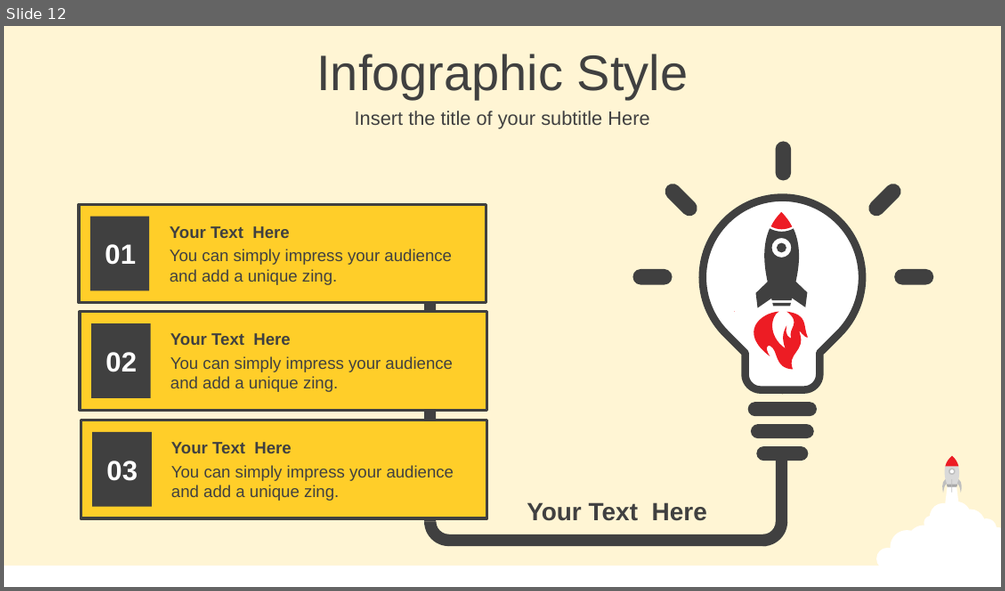
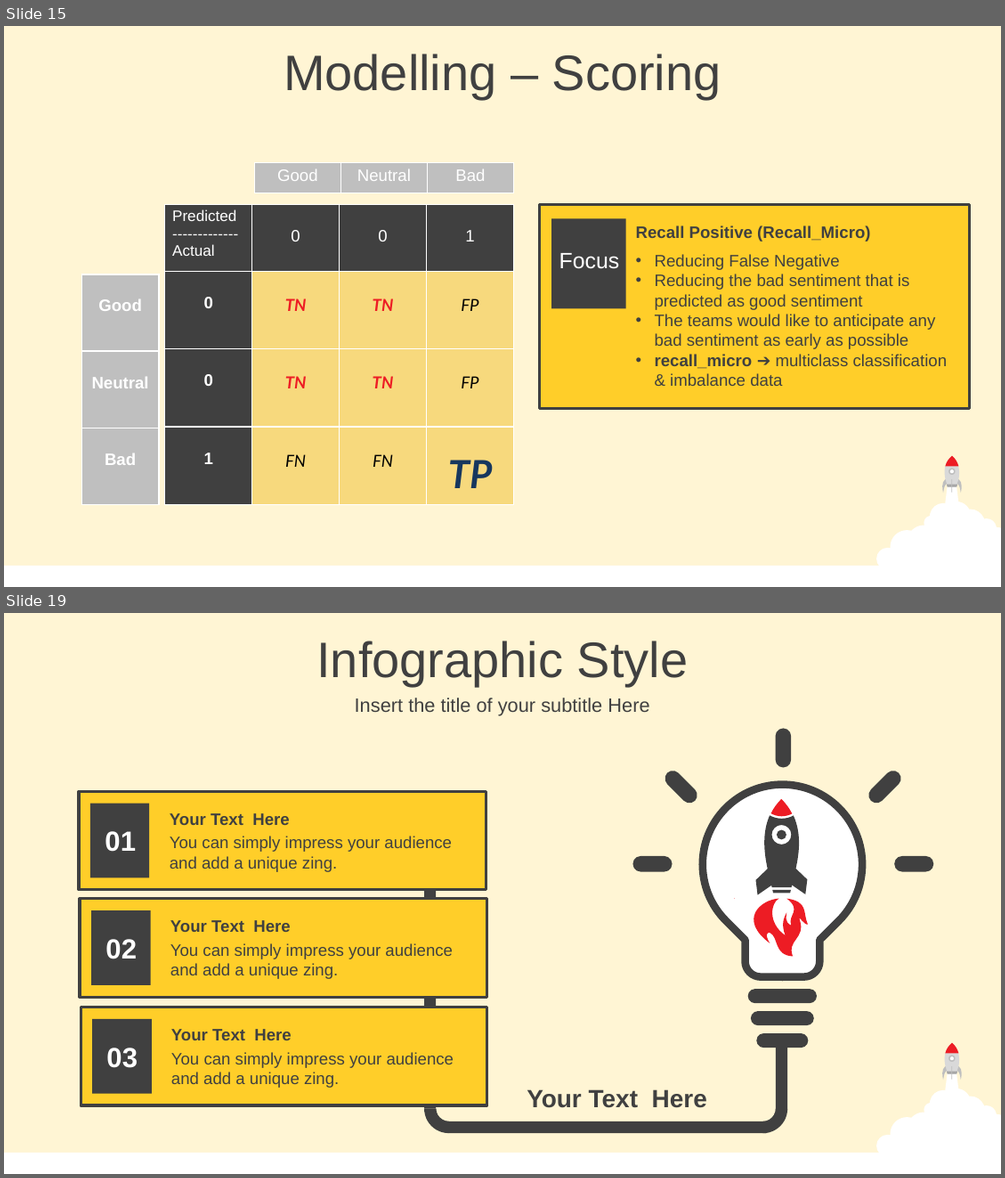
Before and after one commit to Damianus04/data-science-purwadhika-final-project, a slide deck: 0-Final-Project-Presentation.pptx. Shown one above the other, each under a label of ours: slide 12 before the commit, slides 15 and 19 after it; the slides between them are not shown. The pictures are 1005x591 and 1005x1178 pixels, drawn with LibreOffice and Linux fonts; fonts in the diff are those of the drawing. Boxes give left, top, right and bottom in pixels: in the first picture for what was removed or moved away, otherwise in the second. Text is boxed around its words. In the diff, an @@ line names an element or a change of style, - is before the commit and + after.

```diff
--- a/0-Final-Project-Presentation.pptx
+++ b/0-Final-Project-Presentation.pptx
@@ slide 15 added at <box>4,26,1001,587</box>, background #FFF5D4; not listed: 9 template elements that a slide beside it also shows @@
@@ text added at <box>283,54,721,99</box>, 36 pt, text #404040 @@
+Modelling – Scoring
@@ table added at <box>254,162,514,192</box>, 1 rows, 3 columns @@
+Good | Neutral | Bad
@@ table added at <box>164,204,511,505</box>, 4 rows, 4 columns @@
+Predicted / ------------- / Actual | 0 | 0 | 1
+0 | TN | TN | FP
+0 | TN | TN | FP
+1 | FN | FN | TP
@@ group added at <box>539,204,970,409</box>: 3 texts, 2 rectangles @@
+Focus
+• Reducing False Negative
+• Reducing the bad sentiment that is predicted as good sentiment
+• The teams would like to anticipate any bad sentiment as early as possible
+• recall_micro ➔ multiclass classification & imbalance data
+Recall Positive (Recall_Micro)
@@ table added at <box>81,274,159,505</box>, 3 rows, 1 columns @@
+Good
+Neutral
+Bad
@@ what was slide 12 is now slide 19 @@
```
Also in this commit, not shown: 3 slides changed, 16 other slides added, 3 other files.
